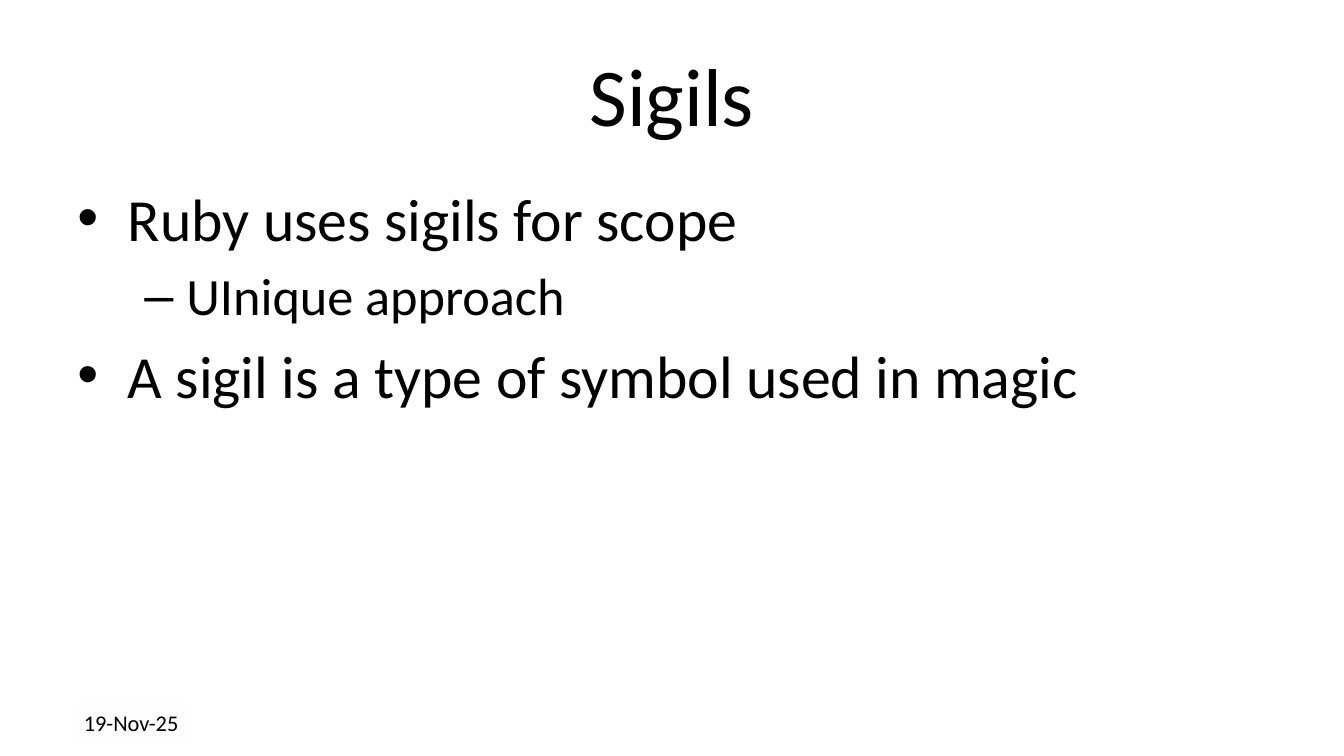
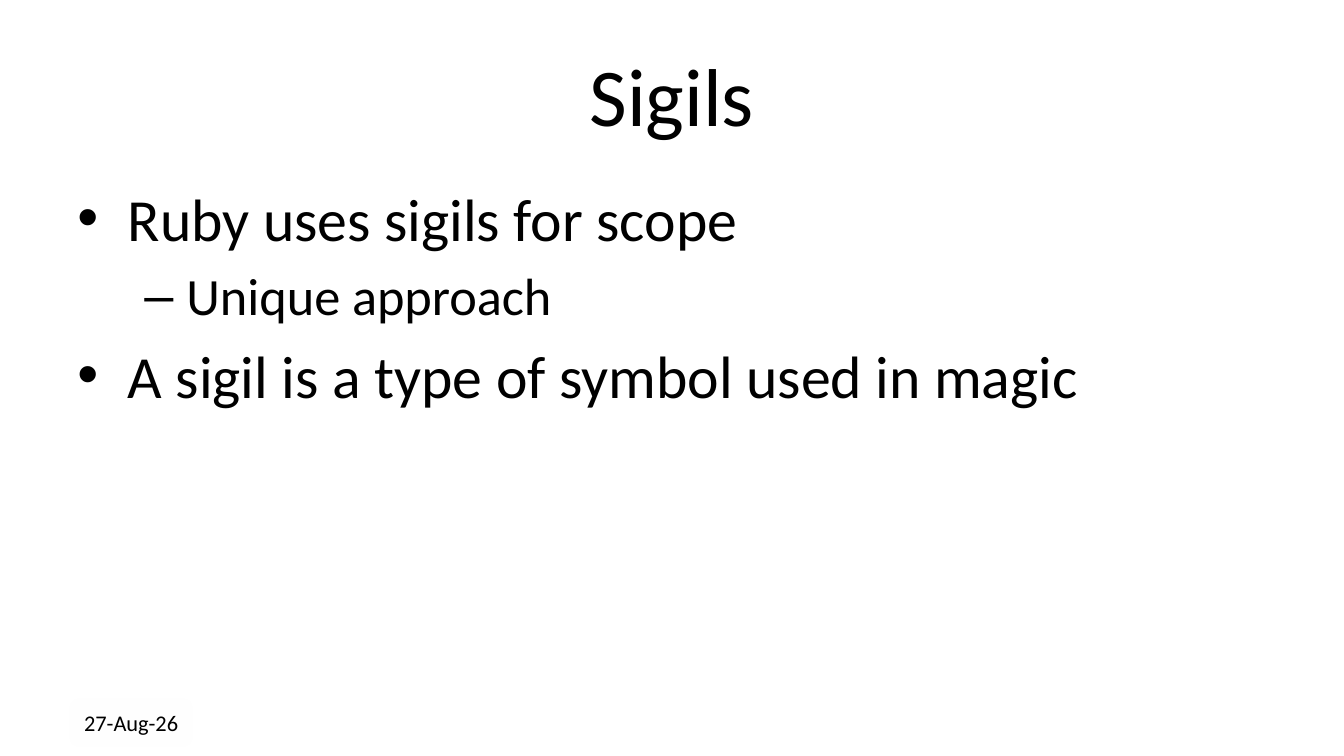
Before and after one commit to drb80/WebAppDev, a slide deck: slide 26 of Slides/Chapter02.pptx. Drawn at 1344x756 pixels with LibreOffice and Linux fonts; fonts in the diff are those of the drawing; background and template pictures are left out. Boxes give left, top, right and bottom in pixels: in the first picture for what was removed or moved away, otherwise in the second. Text is boxed around its words. In the diff, an @@ line names an element or a change of style, - is before the commit and + after.

```diff
--- a/Slides/Chapter02.pptx
+++ b/Slides/Chapter02.pptx
@@ text at bbox=[186, 278, 551, 324]: text changed @@
-  – UInique approach
+  – Unique approach
@@ text at bbox=[84, 716, 178, 735]: text changed @@
-19-Nov-25
+27-Aug-26
```
Also in this commit, not shown: 37 other slides changed, 4 other files.
